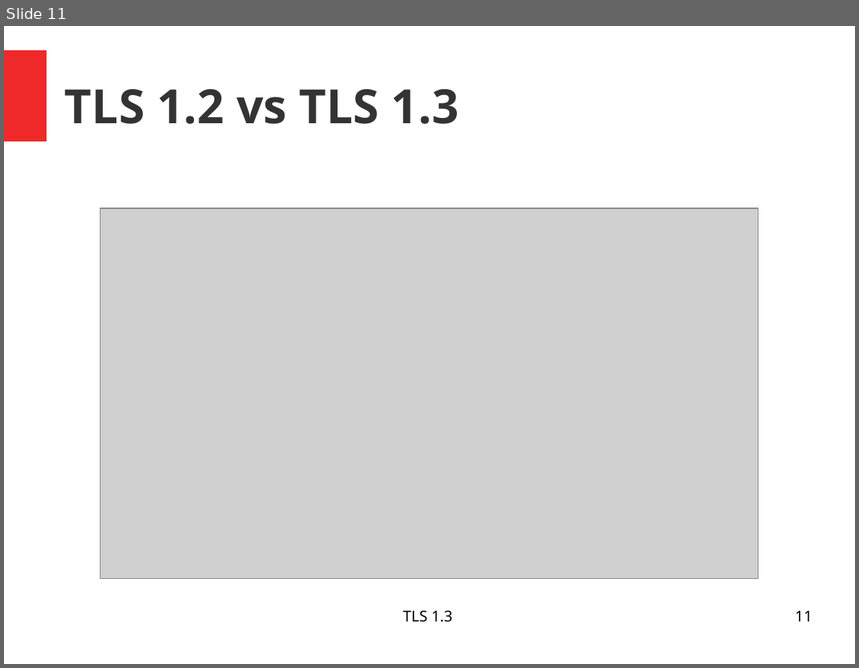
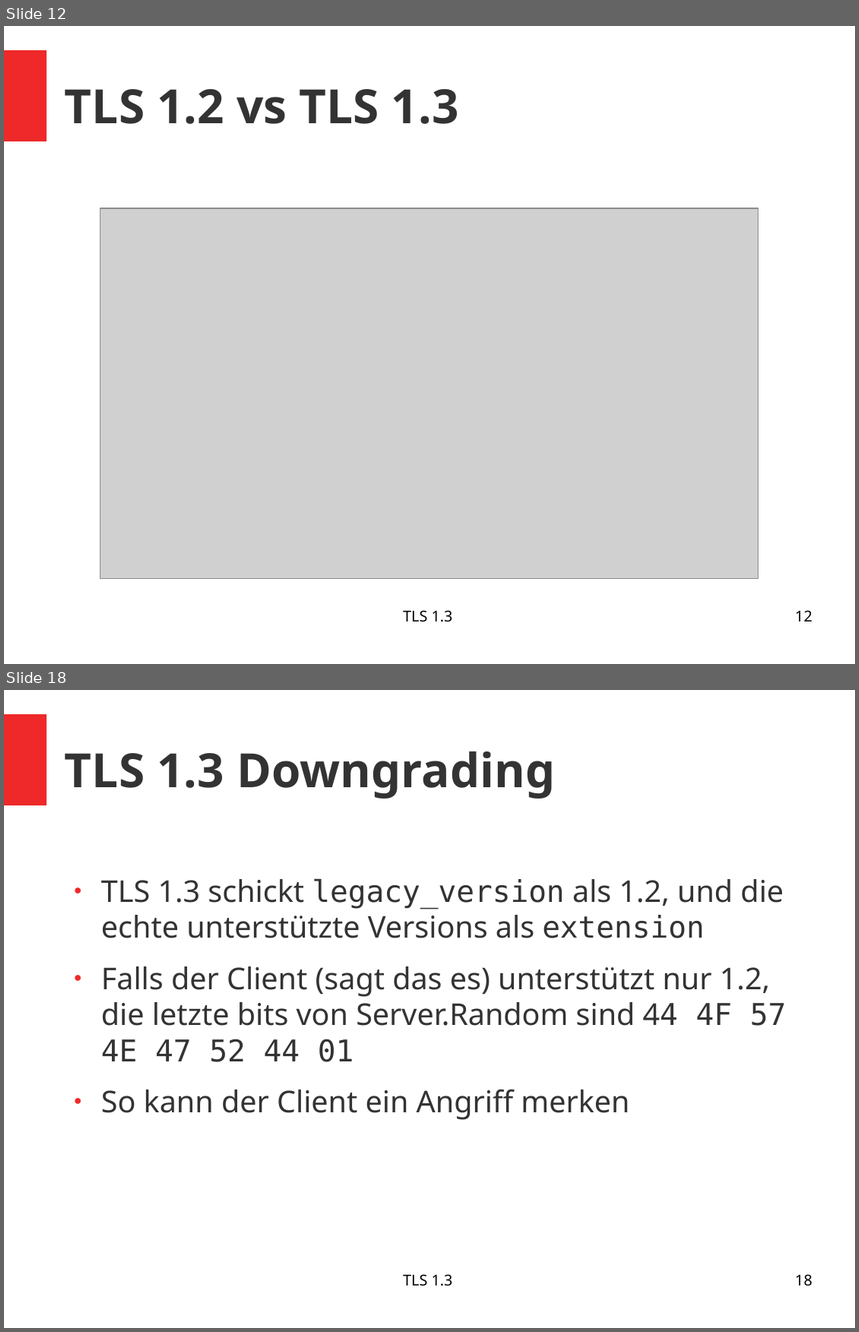
Before and after one commit to pchr8/rn-project, a slide deck: rnp/beleg/presentation.odp. Shown one above the other, each under a label of ours: slide 11 before the commit, slides 12 and 18 after it; the slides between them are not shown. The pictures are 859x668 and 859x1332 pixels, drawn with LibreOffice and Linux fonts; fonts in the diff are those of the drawing; grey boxes stand for pictures. Boxes give left, top, right and bottom in pixels: in the first picture for what was removed or moved away, otherwise in the second. Text is boxed around its words. In the diff, an @@ line names an element or a change of style, - is before the commit and + after.

```diff
--- a/rnp/beleg/presentation.odp
+++ b/rnp/beleg/presentation.odp
@@ slide 18 added at [4, 690, 855, 1328], background #FFFFFF; not listed: 1 template element that a slide beside it also shows @@
@@ title added at [65, 752, 555, 799], 44 pt, text #333333, bold @@
+TLS 1.3 Downgrading
@@ text added at [101, 878, 787, 1120], 28 pt, text #333333 @@
+● TLS 1.3 schickt legacy_version als 1.2, und die echte unterstützte Versions als extension
+● Falls der Client (sagt das es) unterstützt nur 1.2, die letzte bits von Server.Random sind 44 4F 57 4E 47 52 44 01
+● So kann der Client ein Angriff merken
@@ text added at [403, 1274, 453, 1287], 14 pt, text #000000 @@
+TLS 1.3
@@ page number added at [795, 1274, 813, 1287], 14 pt, text #000000 @@
+18
@@ what was slide 11 is now slide 12 @@
@@ page number at [795, 610, 813, 622]: text changed @@
-11
+12
```
Also in this commit, not shown: 3 slides changed, 8 other slides added, 3 other files.
